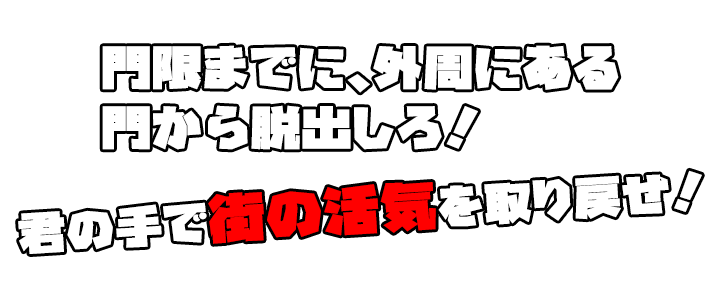
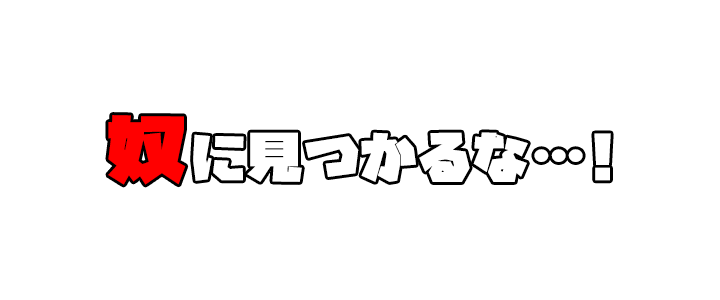
Comparing the layer stacks of the two 720 × 300 images. Changes:
showed group "Lesson6" (1st of 2) (1 layers) over [99, 115, 651, 185]
painted on "奴に見つかるな…!" over [99, 115, 651, 185]
hid group "Lesson7" (1st of 2) (4 layers) over [18, 45, 702, 254]
painted on "門限までに、外周にある" over [373, 46, 472, 90]
